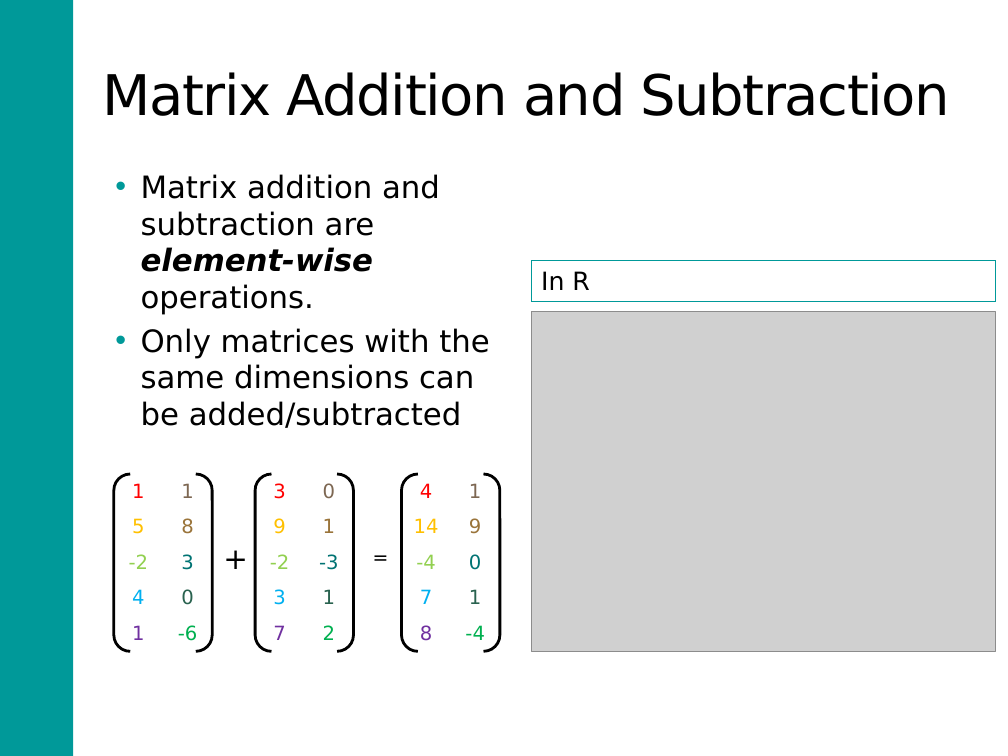
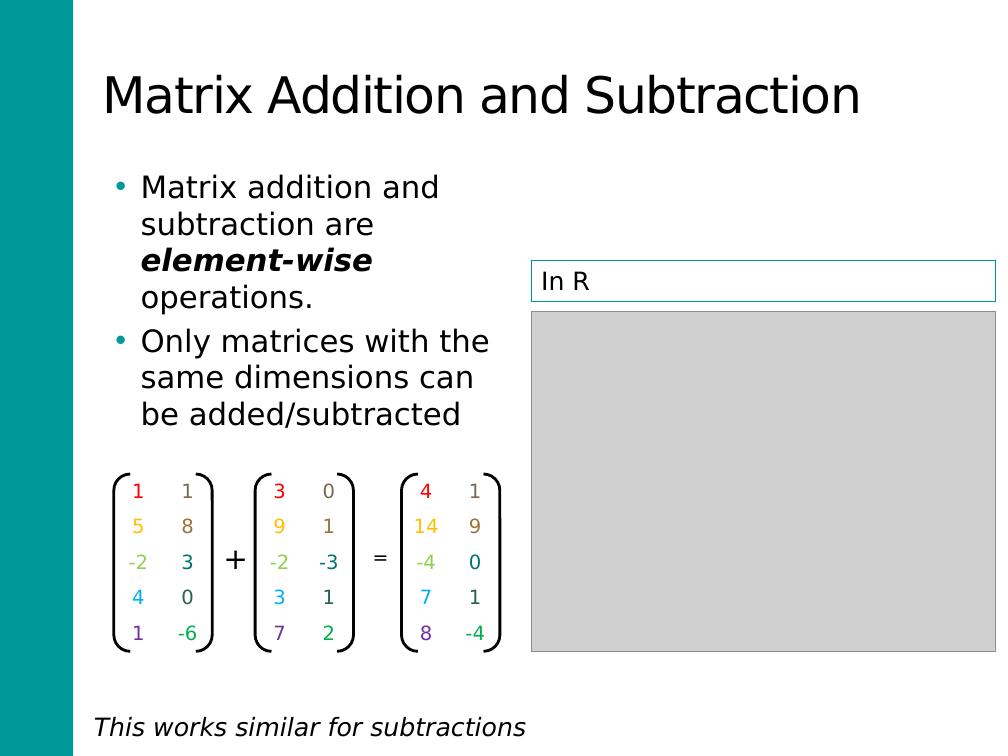
Before and after one commit to DARTH-git/Course-Modularization, a slide deck: slide 3 of static/Course_Modularization/Intro, general, packages/matrixAlgebraSlidesExtra.pptx. Drawn at 1008x756 pixels with LibreOffice and Linux fonts; fonts in the diff are those of the drawing; grey boxes stand for pictures. Boxes give left, top, right and bottom in pixels: in the first picture for what was removed or moved away, otherwise in the second. Text is boxed around its words. In the diff, an @@ line names an element or a change of style, - is before the commit and + after.

Commit message:
Update matrix algebra slides

```diff
--- a/static/Course_Modularization/Intro, general, packages/matrixAlgebraSlidesExtra.pptx
+++ b/static/Course_Modularization/Intro, general, packages/matrixAlgebraSlidesExtra.pptx
@@ title "Matrix Addition and Subtraction" at [103,74,863,114]: size 40 to 36 pt @@
@@ text added at [94,717,526,737], 18 pt, text #000000, italic @@
+This works similar for subtractions
```
Also in this commit, not shown: 5 other slides changed.
